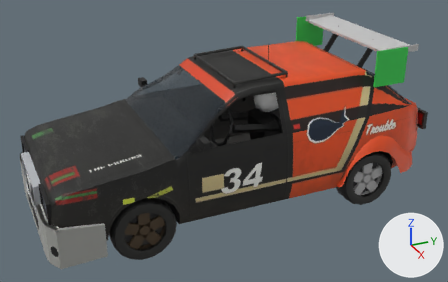
The glTF model public/cars/field/models/34.glb as it was, and as the next commit left it.
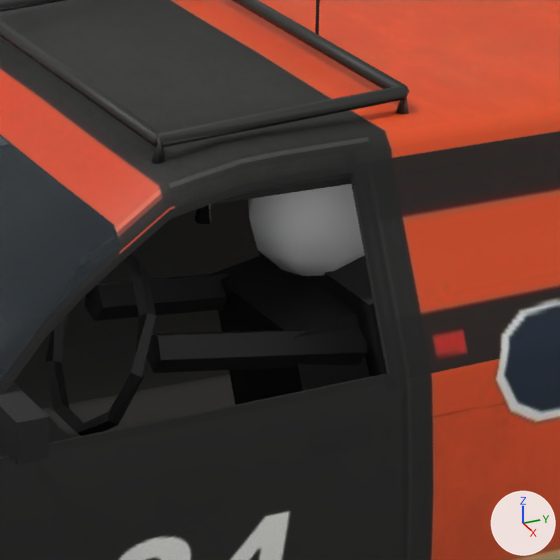
Old and new are each drawn whole from a 50 mm camera at (5.08, -2.35, 3.14) aimed at (0.07, -0.1, 0.64) and again close up on the part from 45% to 72% of the width and 19% to 61% of the height. Every picture has the same lights, and +X, +Y and +Z are marked at lower right. The last two pictures show the newer version. Vertices at exactly the same position are counted once.

The first close-up shows 'body'.
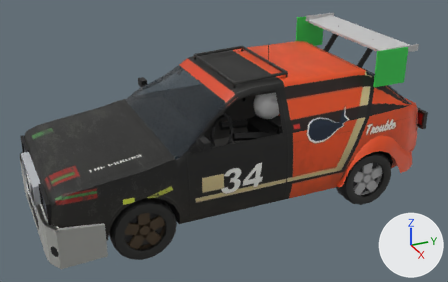
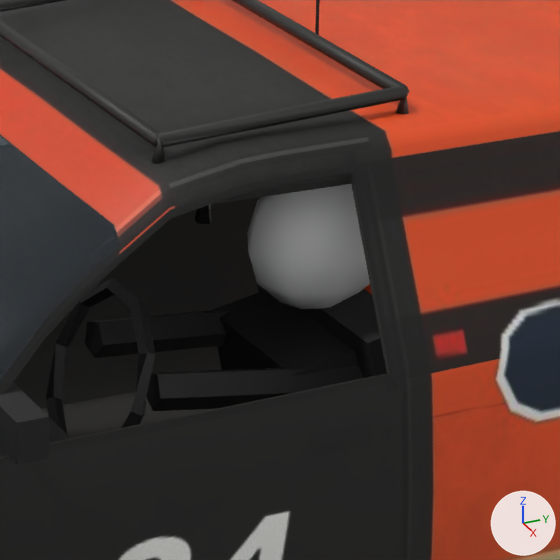
The edits, one by one:
me_body_mesh has 3971 vertices, 7344 faces and spans x -0.89..0.89, y -1.96..1.81, z 0.12..1.57.
me_body_mesh is used by ob_body; location (0.0, 0.0, 0.0).
me_body_mesh part 1: the loose piece of 42 vertices spanning x 0.23..0.49, y 0.07..0.37, z 1.0..1.28 is moved by (0.0, 0.0, -0.07).
me_body_mesh part 2: 187 of 3971 vertices moved; they spanned x -0.74..0.74, y -0.84..0.52, z 0.33..1.3 and now span x -0.74..0.74, y -0.84..0.52, z 0.25..1.3; mean shift (0.0, 0.0, -0.04); largest move (0.73, 0.52, 0.7) -> (-0.54, -0.3, 1.22).
me_body_mesh part 3: 69 kept faces spanning x -0.73..0.74, y -0.84..0.52, z 0.33..1.3 get new texture (UV) coordinates.

What differs and where, as boxes [x1, y1, x2, y2] in the close-ups (560 x 560 px; the box of a moved part takes in the faces that stretch with it):
part 1 of me_body_mesh, moved or reshaped: before [248, 184, 365, 276]; after [247, 184, 370, 309]
part 2 of me_body_mesh, moved or reshaped: before [0, 173, 387, 457]; after [46, 173, 387, 435]
part 3 of me_body_mesh, surface changed: before [63, 274, 369, 433]; after [49, 182, 351, 435]
